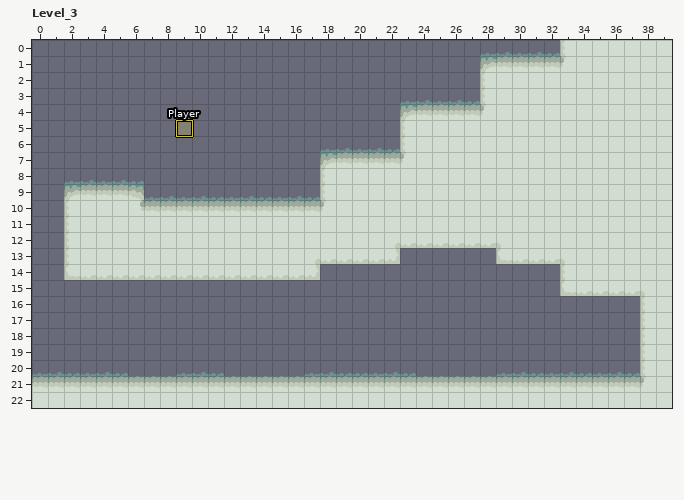
An edit to a level. LDtk project, assets/tilemaps/map_0.ldtk. Above: the version before the commit.
Cells are 16x16 px. Shown: Level_3 x 0..39, y 0..22. The commit also changed other parts of the map, which this record leaves out.
The result:
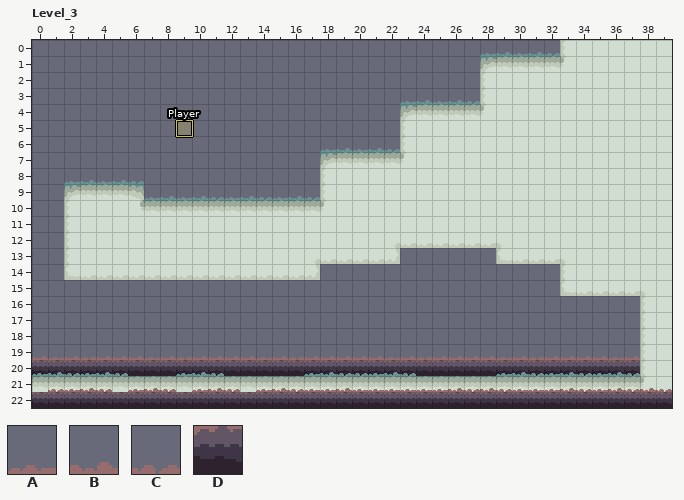
Key: from "Ground_tileset": A 0, B 1, C 2, D 6.
_ is an empty cell.
The edit:
Layer "BG":
Tile A is added in row 19 at x 1, 7, 14, 22, 29 and 36.
Tile B is added in row 19 at x 0, 2, 4 to 6, 8, 10 to 13, 15, 17 to 21, 23, 25 to 28, 30, 32 to 35 and 37; in row 21 at x 36 to 37.
Tile C is added in row 19 at x 3, 9, 16, 24 and 31.
Tile D is added in row 20 at x 0 to 37.
Layer "FG":
Tile A is added in row 21 at x 2, 6, 10, 14, 17 to 18, 20 to 25, 30 to 32 and 35.
Tile B is added in row 21 at x 3, 7, 11, 15, 19, 26, 28, 33, 36 and 38.
Tile C is added in row 21 at x 1, 4, 8, 12, 16, 27, 29, 34, 37 and 39.
Tile D is added in row 22 at x 0 to 39.
Boxes around the changes in both pictures, in picture pixels (x1, y1, x2, y2):
added: (32, 356, 672, 408)
